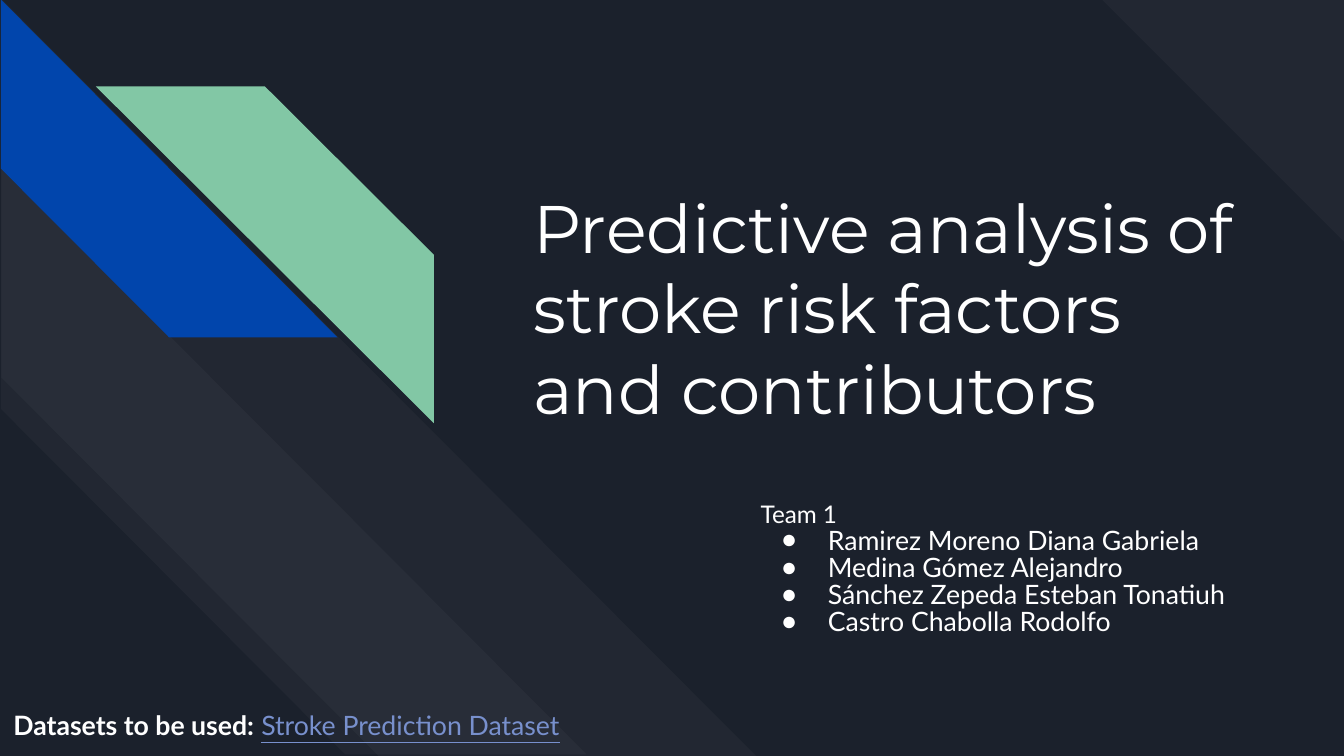
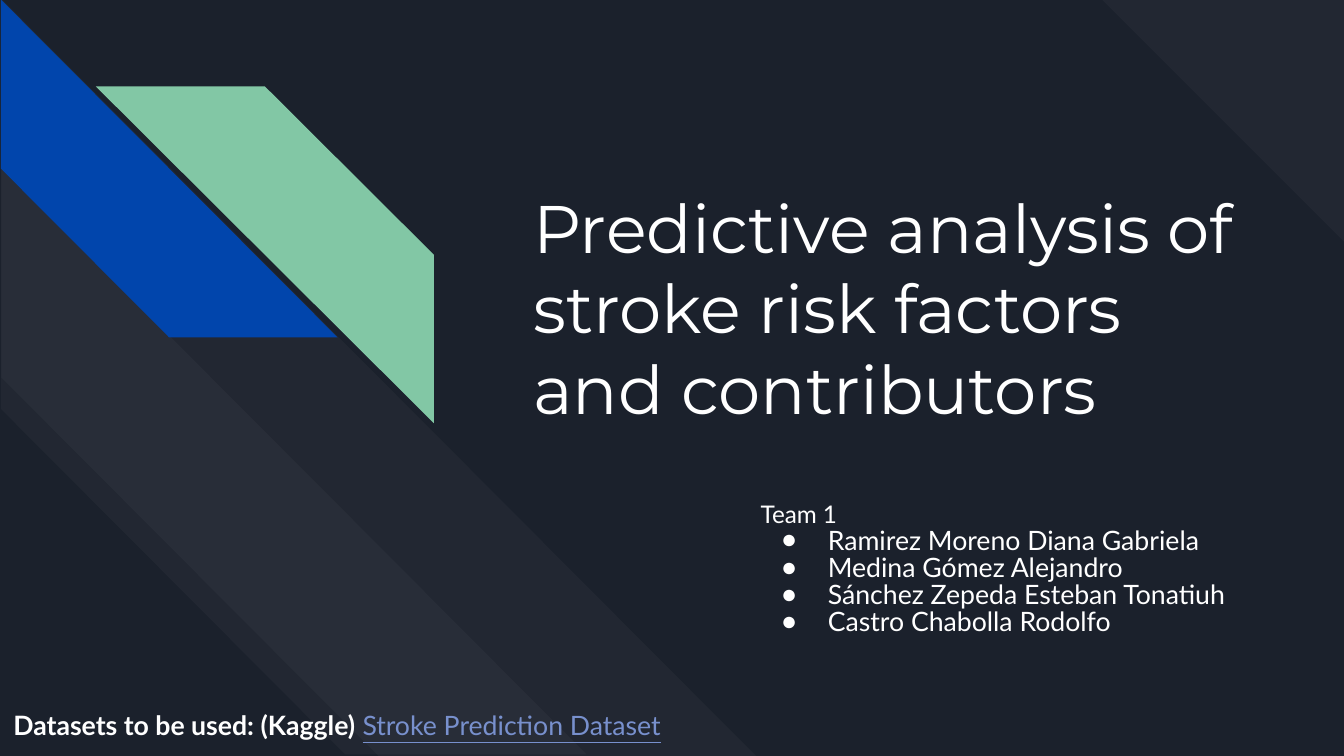
Before and after one commit to DianaGRM/Project_1, a slide deck: slide 1 of Boot Camp Project 1.pptx. Drawn at 1344x756 pixels with LibreOffice and Linux fonts; fonts in the diff are those of the drawing. Boxes give left, top, right and bottom in pixels: in the first picture for what was removed or moved away, otherwise in the second. Text is boxed around its words. In the diff, an @@ line names an element or a change of style, - is before the commit and + after.

```diff
--- a/Boot Camp Project 1.pptx
+++ b/Boot Camp Project 1.pptx
@@ text at [13, 714, 661, 740]: text changed; text colour #7890CD to #FFFFFF; bold on @@
-Datasets to be used: Stroke Prediction Dataset
+Datasets to be used: (Kaggle) Stroke Prediction Dataset
```
Also in this commit, not shown: 3 other slides changed, 2 slides added.
